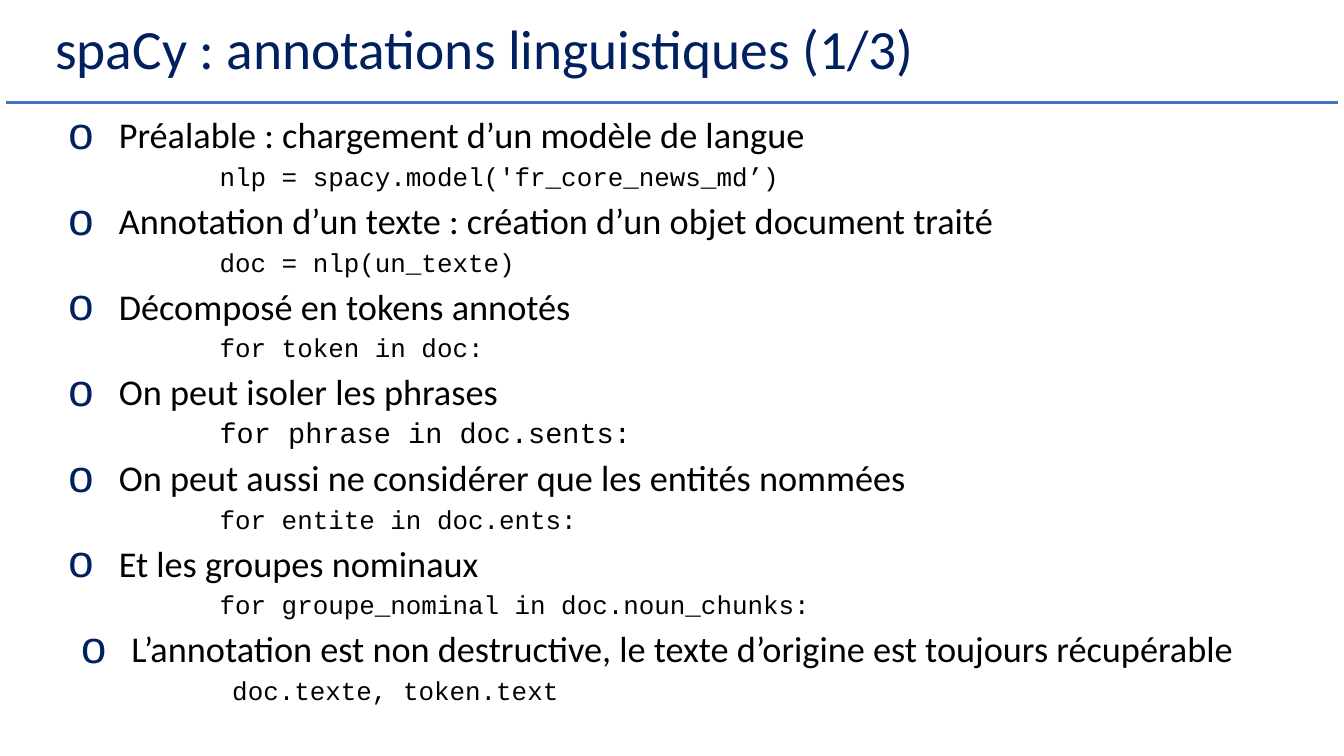
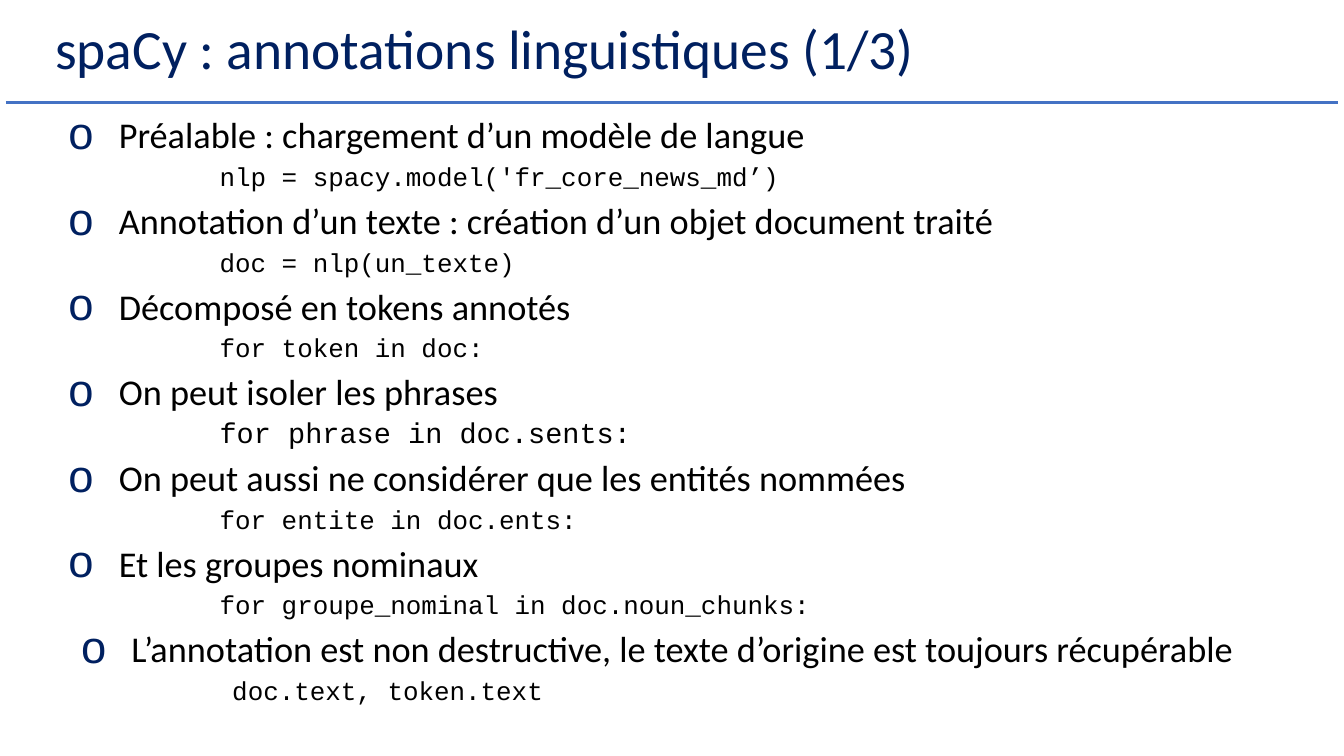
Before and after one commit to Herve-Guerin/cours-NLP-Gustave-Eiffel, a slide deck: slide 56 of Slides/NLP et Analyse Textuelle V2 - 1.pptx. Drawn at 1344x756 pixels with LibreOffice and Linux fonts; fonts in the diff are those of the drawing. Boxes give left, top, right and bottom in pixels: in the first picture for what was removed or moved away, otherwise in the second. Text is boxed around its words. In the diff, an @@ line names an element or a change of style, - is before the commit and + after.

```diff
--- a/Slides/NLP et Analyse Textuelle V2 - 1.pptx
+++ b/Slides/NLP et Analyse Textuelle V2 - 1.pptx
@@ text at <box>232,681,543,705</box>: text changed @@
-  doc.texte, token.text
+  doc.text, token.text
```
Also in this commit, not shown: 18 other slides changed.
